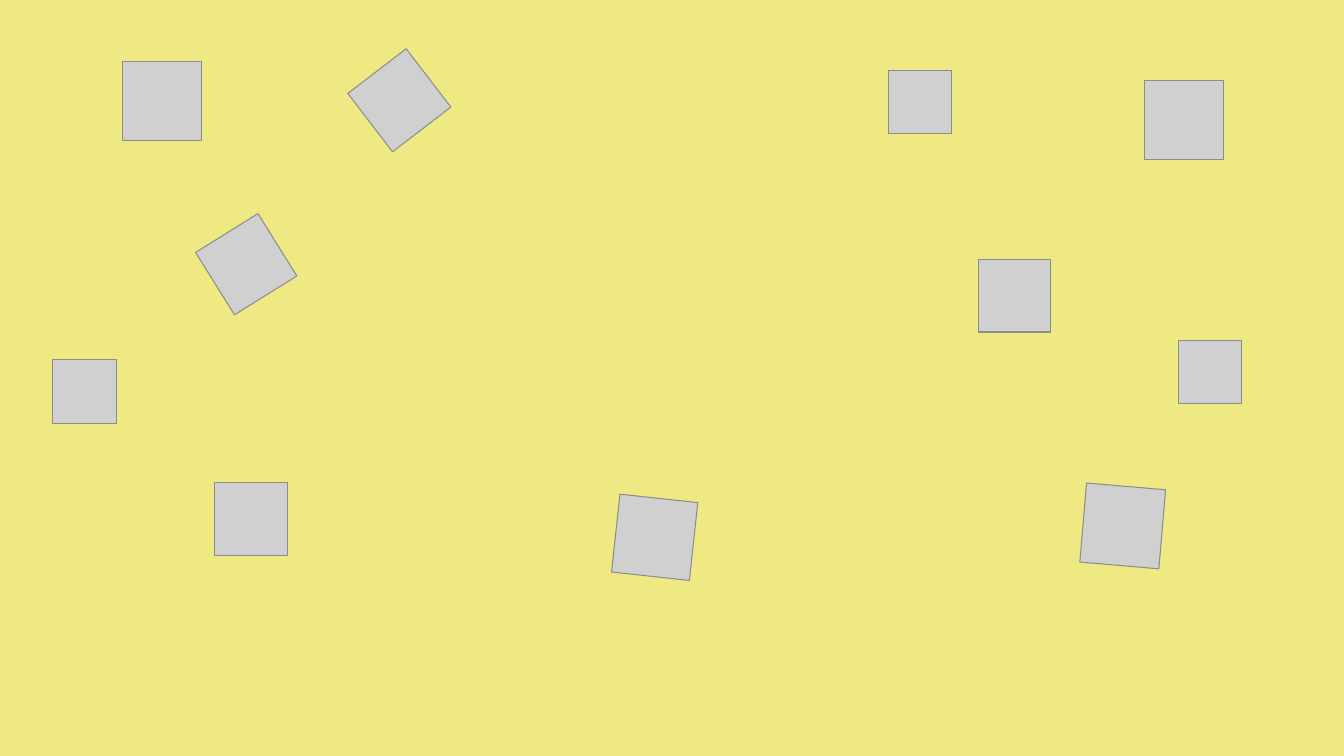
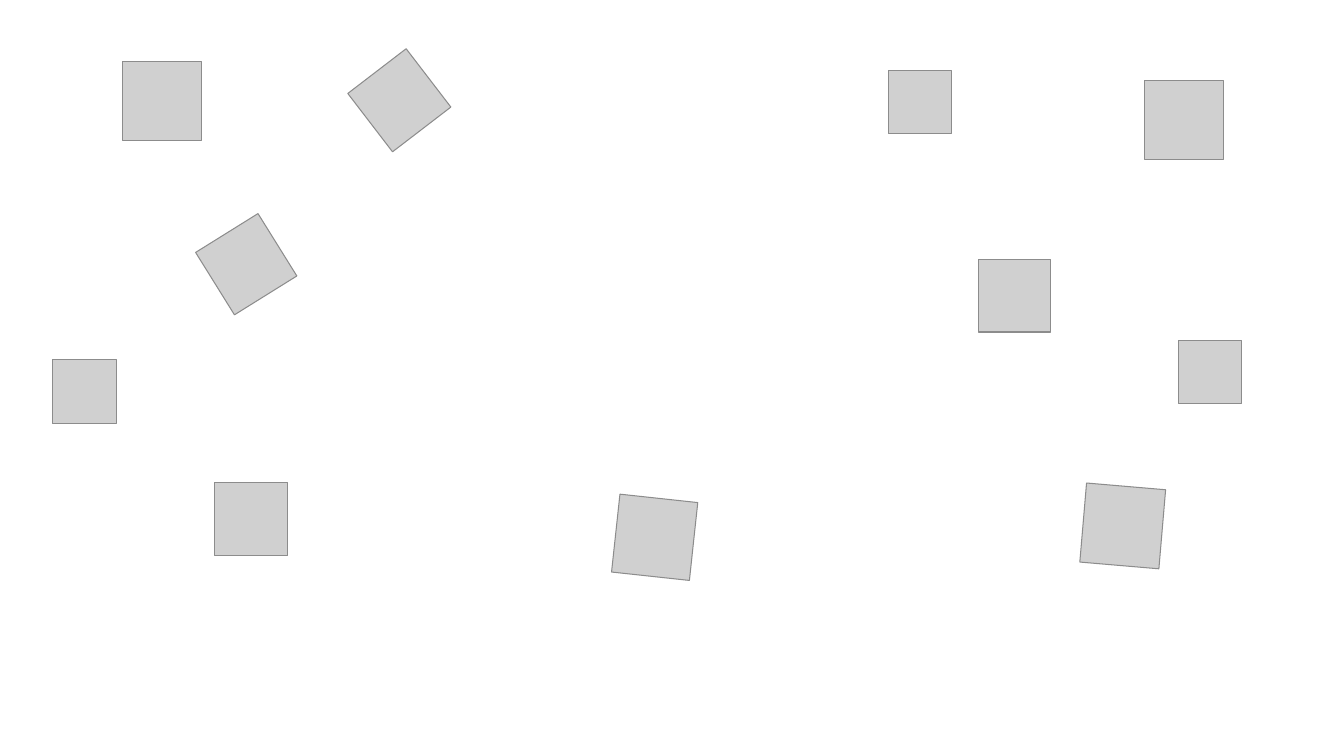
Before and after one commit to ARSW-Team-2020/Draw-It, a slide deck: slide 5 of src/main/resources/static/fondo.pptx (slide 2 before the commit). Drawn at 1344x756 pixels with LibreOffice and Linux fonts; fonts in the diff are those of the drawing; grey boxes stand for pictures. Boxes give left, top, right and bottom in pixels: in the first picture for what was removed or moved away, otherwise in the second. Text is boxed around its words. In the diff, an @@ line names an element or a change of style, - is before the commit and + after.

```diff
--- a/src/main/resources/static/fondo.pptx
+++ b/src/main/resources/static/fondo.pptx
@@ background #EEE982 to #FFFFFF @@
```
Also in this commit, not shown: 5 slides added, 2 slides removed, 1 other file.
